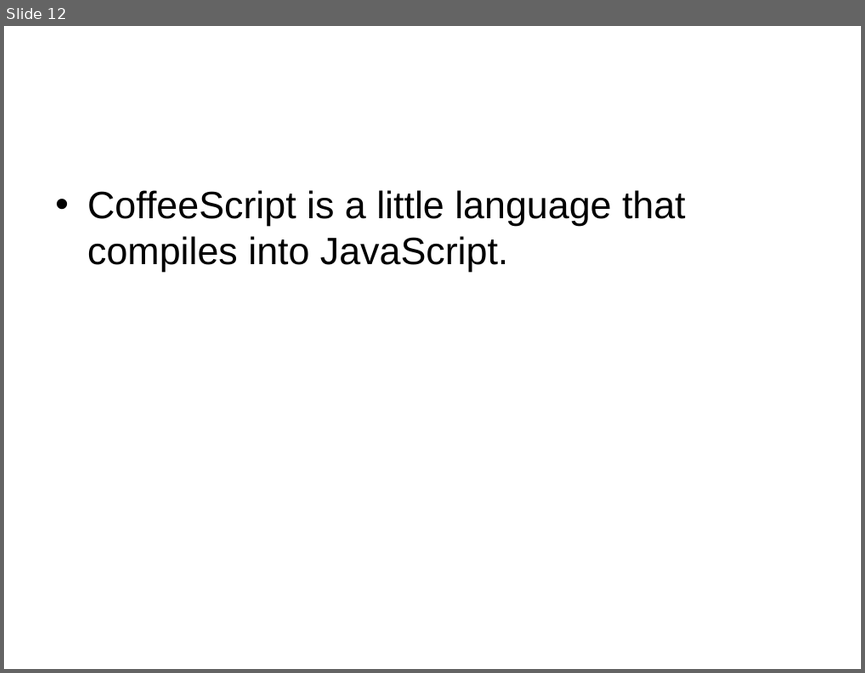
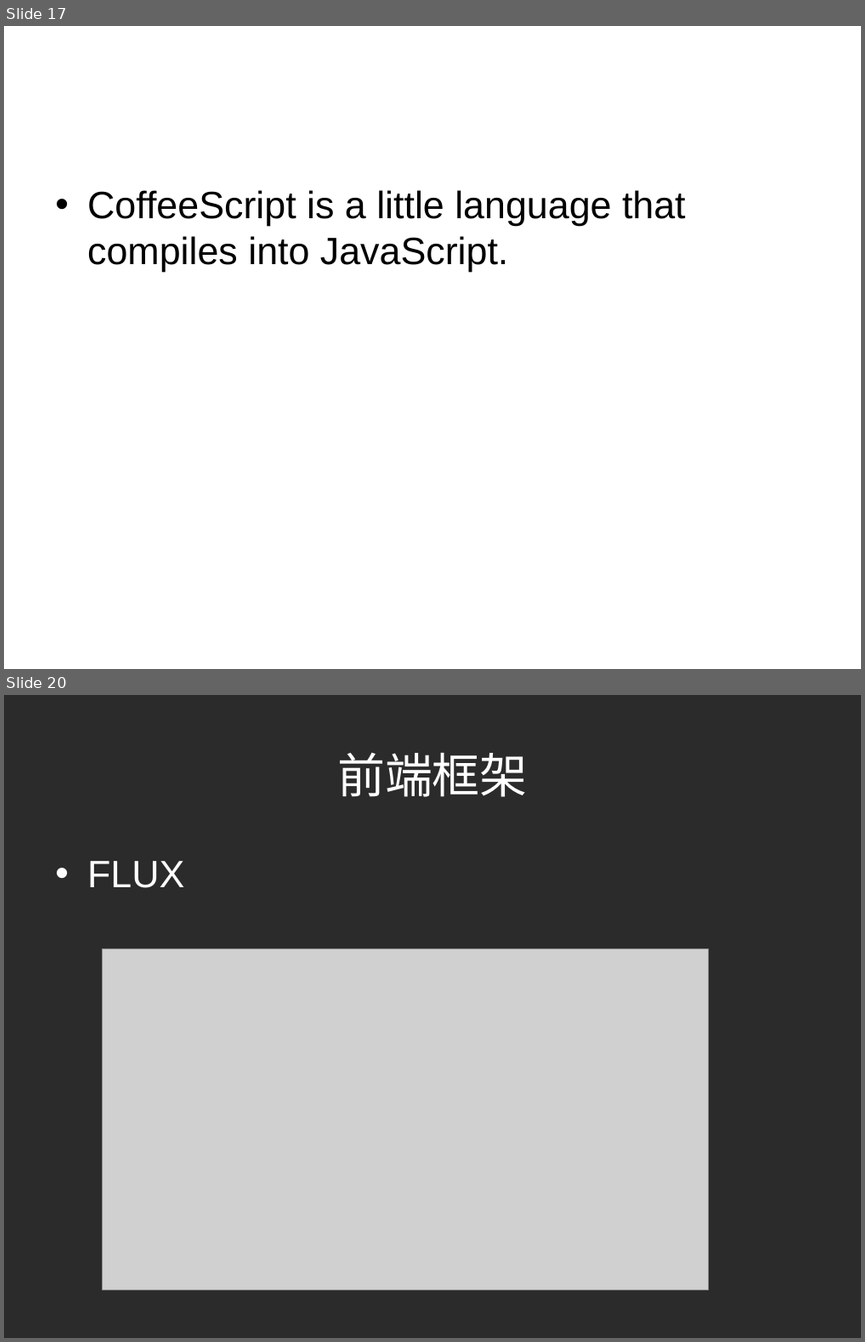
Before and after one commit to georgebbbb/web, a slide deck: FrontEnd.ppt. Shown one above the other, each under a label of ours: slide 12 before the commit, slides 17 and 20 after it; the slides between them are not shown. The pictures are 865x673 and 865x1342 pixels, drawn with LibreOffice and Linux fonts; fonts in the diff are those of the drawing; grey boxes stand for pictures; background and template pictures are left out; a plain dark background stands for a picture behind light text. Boxes give left, top, right and bottom in pixels: in the first picture for what was removed or moved away, otherwise in the second. Text is boxed around its words. In the diff, an @@ line names an element or a change of style, - is before the commit and + after.

```diff
--- a/FrontEnd.ppt
+++ b/FrontEnd.ppt
@@ slide 20 added at [4, 695, 861, 1338], background picture (left out) @@
@@ title added at [337, 753, 528, 797], 40 pt, text #FFFFFF @@
+前端框架
@@ text added at [87, 861, 184, 888], 32 pt, text #FFFFFF @@
+• FLUX
@@ picture added at [102, 948, 709, 1290] @@
@@ what was slide 12 is now slide 17 @@
```
Also in this commit, not shown: 4 slides changed, 8 other slides added, 3 slides removed, 16 other files.
